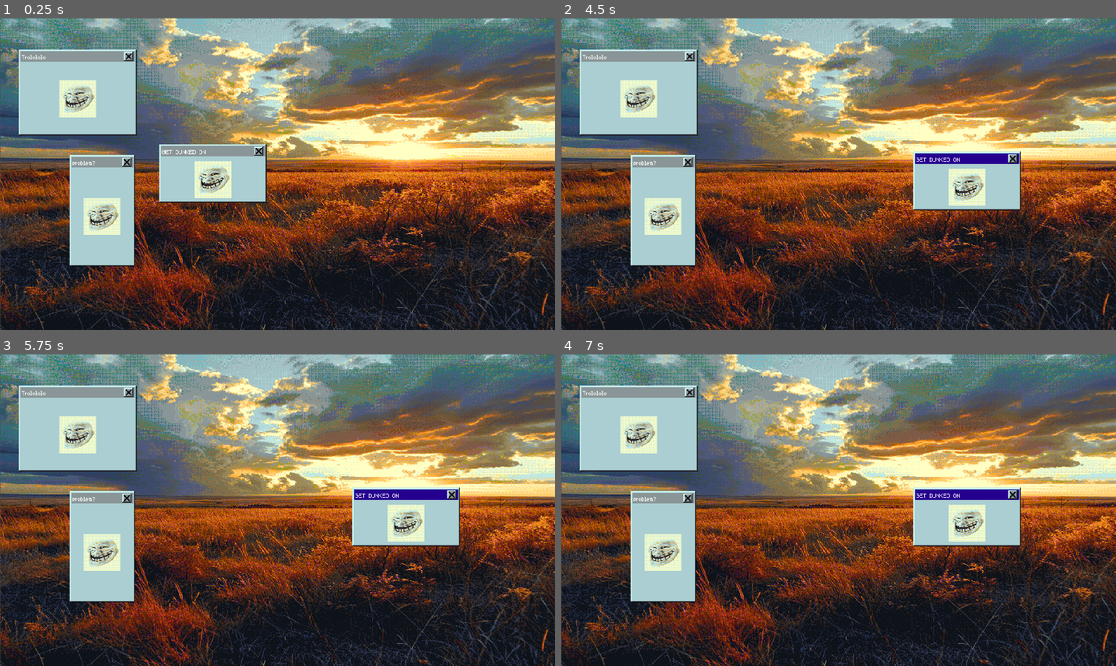
Above: before the commit, frames 1-4 (two rows, left to right).
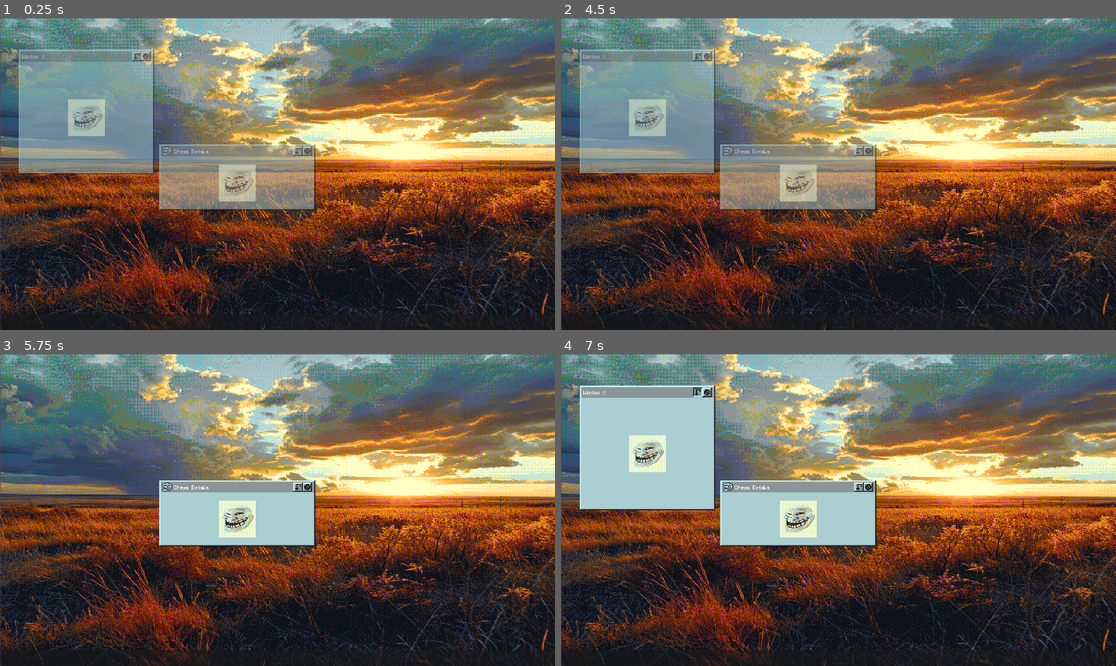
Above: after the commit, the same moments.

Repository: Firch/OSIR
Game: Godot game, scene res://scenes/main/main.tscn
The game is run twice, just before and just after one commit, with the same random seed, the same clock (stepped at 60 frames per second) and the same inputs.
Inputs (mouse positions are in pixels of both pictures, inside the frame that each line leads up to):
- Up to frame 1 (0.25 s): no input
- Up to frame 2 (4.5 s): click (699, 55) at 0.52 s; click (655, 161) at 1.27 s; click (633, 55) at 2.02 s; click (860, 152) at 2.77 s; click (766, 152) at 3.52 s; tap Enter (ui_accept) at 4.25 s; move the mouse to (960, 158) at 4.27 s; click (960, 158) at 4.35 s
- Up to frame 3 (5.75 s): tap Enter (ui_accept) at 4.52, 4.55, 4.82 s; click (138, 391) at 5.02 s
- Up to frame 4 (7 s): move the mouse to (727, 525) at 5.77 s; tap Enter (ui_accept) at 5.85, 6.02, 6.32, 6.8 s; click (727, 525) at 6.05 s; move the mouse to (894, 441) at 6.52 s; click (894, 441) at 6.6 s

The runs differ from the first frame. In frame 1, 19% of the frame differs, in the area x 0-100%, y 10-100%; in frame 2, 23%; in frame 3, 20%; in frame 4, 19%.

Commit message:
A lot of stuff

Diff:
--- /dev/null
+++ b/scenes/main/main.gd
@@ -0,0 +1,20 @@
+extends Node2D
+
+@onready var CursorSFX = $CursorSFX
+
+
+func _ready():
+	pass # Replace with function body.
+
+
+# Called every frame. 'delta' is the elapsed time since the previous frame.
+func _process(delta):
+	if Input.is_action_just_pressed("mouse_left"):
+		playsound("res://audio/sfx/ui/click.wav")
+	if Input.is_action_just_released("mouse_left"):
+		playsound("res://audio/sfx/ui/unclick.wav")
+
+
+func playsound(sound: String):
+	CursorSFX.stream = load(sound)
+	CursorSFX.play()
--- a/scenes/main/main.tscn
+++ b/scenes/main/main.tscn
@@ -1,8 +1,12 @@
-[gd_scene load_steps=2 format=3 uid="uid://dvve6k56f0nav"]
+[gd_scene load_steps=4 format=3 uid="uid://dvve6k56f0nav"]
 
+[ext_resource type="Script" path="res://scenes/main/main.gd" id="1_7ig7j"]
 [ext_resource type="PackedScene" uid="uid://cp1xs8cm2stub" path="res://scenes/ui/desktop/desktop.tscn" id="2_chsav"]
 
+[sub_resource type="AudioStreamWAV" id="AudioStreamWAV_6aawr"]
+
 [node name="Main" type="Node2D"]
+script = ExtResource("1_7ig7j")
 
 [node name="Desktop" parent="." instance=ExtResource("2_chsav")]
 
@@ -10,3 +14,6 @@
 offset = Vector2(-0.5, -0.5)
 anchor_mode = 0
 zoom = Vector2(2, 2)
+
+[node name="CursorSFX" type="AudioStreamPlayer" parent="."]
+stream = SubResource("AudioStreamWAV_6aawr")
--- a/scenes/ui/desktop/desktop.tscn
+++ b/scenes/ui/desktop/desktop.tscn
@@ -1,7 +1,8 @@
-[gd_scene load_steps=4 format=3 uid="uid://cp1xs8cm2stub"]
+[gd_scene load_steps=5 format=3 uid="uid://cp1xs8cm2stub"]
 
 [ext_resource type="Texture2D" uid="uid://dxtem8ex4sldn" path="res://sprites/ui/wallpaper/placeholder.png" id="1_ophm4"]
 [ext_resource type="PackedScene" uid="uid://bjfo1x0lhgo1f" path="res://scenes/ui/windows/window.tscn" id="2_qelma"]
+[ext_resource type="Texture2D" uid="uid://jkvq4wdt0106" path="res://sprites/ui/icons/placeholder.png" id="3_m6l02"]
 
 [sub_resource type="SpriteFrames" id="SpriteFrames_2qrpf"]
 animations = [{
@@ -22,23 +23,34 @@
 animation = &"placeholder"
 autoplay = "placeholder"
 
-[node name="Window3" parent="." instance=ExtResource("2_qelma")]
-offset_left = 120.0
-offset_top = 237.0
-offset_right = 233.0
-offset_bottom = 429.0
-Text = "problem?"
+[node name="Button" type="Button" parent="Wallpaper"]
+modulate = Color(1, 1, 1, 0)
+offset_left = -480.0
+offset_top = -270.0
+offset_right = 480.0
+offset_bottom = 270.0
 
 [node name="Window2" parent="." instance=ExtResource("2_qelma")]
 offset_left = 32.0
 offset_top = 54.0
-offset_right = 236.0
-offset_bottom = 203.0
-Text = "Trolololo"
+offset_right = 266.0
+offset_bottom = 270.0
+Text = "Window 2"
 
 [node name="Window" parent="." instance=ExtResource("2_qelma")]
 offset_left = 275.0
 offset_top = 218.0
-offset_right = 461.0
-offset_bottom = 319.0
-Text = "GET DUNKED ON"
+offset_right = 545.0
+offset_bottom = 332.0
+Text = "Sheya Refaka"
+IconImage = ExtResource("3_m6l02")
+
+[node name="Taskbar" type="Panel" parent="."]
+offset_top = 512.0
+offset_right = 960.0
+offset_bottom = 540.0
+
+[node name="HBoxContainer" type="HBoxContainer" parent="Taskbar"]
+layout_mode = 0
+offset_right = 960.0
+offset_bottom = 28.0
--- a/scenes/ui/windows/window.gd
+++ b/scenes/ui/windows/window.gd
@@ -1,22 +1,62 @@
 extends Panel
 
 @export var Text: String
+@export var IconImage: CompressedTexture2D
+
+@export var Minimizeable: bool = true # Is minimize button here?
+@export var Closeable: bool = true # Is close button here?
+@export var Moveable: bool = true # Can it be moved?
 
 @onready var Title = $Title
+@onready var Icon = $Icon
+
 @onready var DragBorder = $DragBorderMargins/DragBorder
 @onready var CloseButton = $CloseButtonMargins/CloseButton
 @onready var CloseButtonSprite = $CloseButtonMargins/CloseButton/CloseButtonSprite
+@onready var MinimizeButton = $MinimizeButtonMargins/MinimizeButton
+@onready var MinimizeButtonSprite = $MinimizeButtonMargins/MinimizeButton/MinimizeButtonSprite
+
+@onready var AppearingTimer = $AppearingTimer
+@onready var DisappearingTimer = $DisappearingTimer
+
+@onready var Audio = $AudioStreamPlayer
 
 var focused: bool = false # Is it in focus?
 var mouseover: bool = false # Is the mouse over the window's dragborder?
-var moveable: bool = true # Can it be moved?
 var moving: bool = false # Does it move currently?
 
+var enabled: bool = true # Can be interacted with? Change that when calling enable() and disable()
+
+var opening: bool = true # Is currently opening? That's for animations
+var closing: bool = false # Is currently closing? That's for animations
+var minimizing: bool = false # Is currently minimizing? That's for animations
+
+var minimized: bool = false # Is currently in MINIMIZED state?
 
 func _ready():
 	# Title:
 	if Title.text != null:
 		Title.text = Text
+
+
+	# Icons:
+	if IconImage != null:
+		Icon.texture = IconImage
+	else:
+		Icon.queue_free()
+		Title.position.x -= 19
+
+
+	# Settings:
+	if opening:
+		modulate.a = 0.0
+	if not Minimizeable:
+		MinimizeButton.queue_free()
+	if not Closeable:
+		CloseButton.queue_free()
+	if not Moveable:
+		DragBorder.queue_free()
+		set_theme_type_variation("Nonmoveable")
 
 
 	# Connects:
@@ -36,45 +76,156 @@
 	CloseButton.button_up.connect(_on_closebutton_up)
 	CloseButton.pressed.connect(_on_close)
 
+	MinimizeButton.button_down.connect(_on_minimizebutton_down)
+	MinimizeButton.button_up.connect(_on_minimizebutton_up)
+	MinimizeButton.pressed.connect(_on_minimize)
+
+	AppearingTimer.timeout.connect(appeared)
+	DisappearingTimer.timeout.connect(disappeared)
+
 
 	# Unfocus:
 	if !focused:
 		unfocus()
 
 
+func appeared(): # Called when OpeningTimer ended. That means appearing transition is ended.
+	opening = false
+	modulate.a = 1
+	print("Window '" + name + "' Opened!")
+
+
+func disappeared(): # Called when ClosingTimer ended. That means disappearing transition is ended.
+	if closing == true:
+		queue_free()
+	if minimizing == true:
+		modulate.a = 0
+		minimizing = false;
+		minimized = true;
+		print("Window '" + name + "' Minimized!")
+
+
+func _process(delta):
+	# Closing & Opening animations
+	if opening:
+		modulate.a = 0.5
+	if closing:
+		modulate.a = 0.5
+	if minimizing:
+		modulate.a = 0.5
+		# position.y += 10
+		# scale /= 1.2
+
+
+	# Debug open window
+	if Input.is_action_just_pressed("ui_accept"):
+		if minimized:
+			_on_maximize()
+
+
 func _on_start_drag():
-	if moveable:
+	if Moveable:
 		moving = true
 		focus()
 
 
 func _on_end_drag():
-	if moveable:
+	if Moveable:
 		moving = false
 
 
-func _on_closebutton_down():
+func _on_closebutton_down(): # Called when close button is down - only for animations!
 	CloseButtonSprite.animation = "pressed"
 	focus()
 
 
-func _on_closebutton_up():
+func _on_closebutton_up(): # Called when close button is up - only for animations!
 	CloseButtonSprite.animation = "default"
 
 
-func _on_close():
-	queue_free()
+func _on_close(): # Called when close button is pressed, closing the window.
+	closing = true
+	unfocus()
+	DisappearingTimer.start()
+	playsound("res://audio/sfx/ui/remove.wav")
+	disable()
+
+
+func _on_minimizebutton_down(): # Called when minimize button is down - only for animations!
+	MinimizeButtonSprite.animation = "pressed"
+	focus()
+
+
+func _on_minimizebutton_up(): # Called when minimize button is up - only for animations!
+	MinimizeButtonSprite.animation = "default"
+
+
+func _on_minimize(): # Called when minimize button is pressed, minimizing the window.
+	opening = false
+	minimizing = true
+	unfocus()
+	DisappearingTimer.start()
+	playsound("res://audio/sfx/ui/remove.wav")
+	disable()
+
+
+func _on_maximize():
+	# Called by taskbar to maximize
+	minimizing = false
+	minimized = false;
+	opening = true
+	AppearingTimer.start()
+	playsound("res://audio/sfx/ui/appear.wav")
+	enable()
 
 
 func focus():
 	focused = true
-	set_theme_type_variation("Focused")
+	if Moveable:
+		set_theme_type_variation("Focused")
 	move_to_front()
 
 
 func unfocus():
 	focused = false
-	set_theme_type_variation("Unfocused")
+	if Moveable:
+		set_theme_type_variation("Unfocused")
+
+
+func enable(): # Reverts disable().
+	enabled = true
+
+	focus_entered.connect(focus)
+	focus_exited.connect(unfocus)
+
+	for clickable in get_tree().get_nodes_in_group("Clickables"):
+		if is_ancestor_of(clickable):
+			clickable.disabled = false
+
+			clickable.focus_entered.connect(focus)
+			clickable.focus_exited.connect(unfocus)
+	mouse_filter = Control.MOUSE_FILTER_PASS
+
+
+func disable(): # Disables window's functionality.
+	enabled = false
+
+	focus_entered.disconnect(focus)
+	focus_exited.disconnect(unfocus)
+
+	for clickable in get_tree().get_nodes_in_group("Clickables"):
+		if is_ancestor_of(clickable):
+			clickable.disabled = true
+
+			clickable.focus_entered.disconnect(focus)
+			clickable.focus_exited.disconnect(unfocus)
+	mouse_filter = Control.MOUSE_FILTER_IGNORE
+
+
+func playsound(sound: String):
+	Audio.stream = load(sound)
+	Audio.play()
+
 
 func _input(event):
 	if event is InputEventMouseMotion and moving == true:
--- /dev/null
+++ b/scenes/ui/windows/window.gdshader
@@ -0,0 +1,32 @@
+shader_type spatial;
+render_mode depth_draw_opaque, unshaded;
+uniform sampler2D ditherpattern;
+uniform int dithersize = 8;
+uniform float alpha = 0.5;
+uniform sampler2D maintex;
+uniform sampler2D SCREEN_TEXTURE : hint_screen_texture, filter_linear_mipmap;
+
+void fragment() {
+	vec4 color = texture(maintex, UV) * COLOR;
+	ALBEDO = color.rgb;
+
+	float transparency = alpha * color.a;
+
+	if(transparency >= 1.0) {
+		ALPHA = 1.0;
+	} else if (transparency <= 0.0){
+		ALPHA = 0.0;
+	} else {
+		ivec2 screen_res = textureSize(SCREEN_TEXTURE, 0);
+		ivec2 dither_res = textureSize(ditherpattern, 0);
+		ivec2 screen_pos = ivec2(SCREEN_UV * vec2(screen_res));
+		int dither_pos = int(floor(transparency * float(dither_res.y)));
+
+		ivec2 ditheruv = ivec2(
+			screen_pos.x % dithersize,
+			dither_pos - (screen_pos.y % dithersize)
+		);
+
+		ALPHA = texelFetch(ditherpattern, ditheruv, 0).r > 0.0 ? 1.0 : 0.0;
+	}
+}
--- a/scenes/ui/windows/window.tscn
+++ b/scenes/ui/windows/window.tscn
@@ -1,10 +1,12 @@
-[gd_scene load_steps=9 format=3 uid="uid://bjfo1x0lhgo1f"]
+[gd_scene load_steps=12 format=3 uid="uid://bjfo1x0lhgo1f"]
 
 [ext_resource type="Theme" uid="uid://cnj16e05wr6kl" path="res://sprites/ui/windows/default.tres" id="1_ijh20"]
 [ext_resource type="Script" path="res://scenes/ui/windows/window.gd" id="2_i3jtd"]
 [ext_resource type="Texture2D" uid="uid://c20db7ih7bvla" path="res://sprites/ui/windows/default_button_close.png" id="3_yfow1"]
 [ext_resource type="Texture2D" uid="uid://pf6uuty2aao6" path="res://sprites/ui/windows/default_button_close_pressed.png" id="4_8g5h3"]
+[ext_resource type="Texture2D" uid="uid://cmitx43vybwqn" path="res://sprites/ui/windows/default_button_minimize.png" id="5_gq67s"]
 [ext_resource type="FontFile" uid="uid://dnsuuvjw0wonm" path="res://fonts/gamefonts.ttf" id="5_r1j0e"]
+[ext_resource type="Texture2D" uid="uid://cjugwt8pqcw5a" path="res://sprites/ui/windows/default_button_minimize_pressed.png" id="6_aqxnf"]
 [ext_resource type="Texture2D" uid="uid://ca1x8cdtbeyma" path="res://sprites/ui/windows/image_placeholder.png" id="6_dp7dp"]
 
 [sub_resource type="SpriteFrames" id="SpriteFrames_4ipgh"]
@@ -26,6 +28,25 @@
 "speed": 5.0
 }]
 
+[sub_resource type="SpriteFrames" id="SpriteFrames_d88v4"]
+animations = [{
+"frames": [{
+"duration": 1.0,
+"texture": ExtResource("5_gq67s")
+}],
+"loop": true,
+"name": &"default",
+"speed": 5.0
+}, {
+"frames": [{
+"duration": 1.0,
+"texture": ExtResource("6_aqxnf")
+}],
+"loop": true,
+"name": &"pressed",
+"speed": 5.0
+}]
+
 [sub_resource type="LabelSettings" id="LabelSettings_8ihjk"]
 font = ExtResource("5_r1j0e")
 
@@ -38,6 +59,7 @@
 script = ExtResource("2_i3jtd")
 
 [node name="DragBorderMargins" type="MarginContainer" parent="."]
+use_parent_material = true
 layout_mode = 2
 anchor_right = 1.0
 offset_left = 3.0
@@ -52,38 +74,71 @@
 
 [node name="DragBorder" type="Button" parent="DragBorderMargins" groups=["Clickables"]]
 self_modulate = Color(1, 1, 1, 0)
+use_parent_material = true
 layout_mode = 2
 
 [node name="CloseButtonMargins" type="MarginContainer" parent="."]
+use_parent_material = true
 layout_mode = 1
 anchors_preset = 1
 anchor_left = 1.0
 anchor_right = 1.0
 offset_left = -23.0
 offset_top = 3.0
-offset_right = -5.0
+offset_right = -6.0
 offset_bottom = 21.0
 grow_horizontal = 0
+theme_override_constants/margin_top = 1
+theme_override_constants/margin_bottom = 1
 
 [node name="CloseButton" type="Button" parent="CloseButtonMargins" groups=["Clickables"]]
 self_modulate = Color(1, 1, 1, 0)
+use_parent_material = true
 layout_mode = 2
 
 [node name="CloseButtonSprite" type="AnimatedSprite2D" parent="CloseButtonMargins/CloseButton"]
-position = Vector2(9, 9)
+use_parent_material = true
+position = Vector2(9, 8)
 sprite_frames = SubResource("SpriteFrames_4ipgh")
 autoplay = "default"
 
+[node name="MinimizeButtonMargins" type="MarginContainer" parent="."]
+use_parent_material = true
+layout_mode = 1
+anchors_preset = 1
+anchor_left = 1.0
+anchor_right = 1.0
+offset_left = -39.0
+offset_top = 3.0
+offset_right = -22.0
+offset_bottom = 21.0
+grow_horizontal = 0
+theme_override_constants/margin_top = 1
+theme_override_constants/margin_bottom = 1
+
+[node name="MinimizeButton" type="Button" parent="MinimizeButtonMargins" groups=["Clickables"]]
+self_modulate = Color(1, 1, 1, 0)
+use_parent_material = true
+layout_mode = 2
+
+[node name="MinimizeButtonSprite" type="AnimatedSprite2D" parent="MinimizeButtonMargins/MinimizeButton"]
+use_parent_material = true
+position = Vector2(9, 8)
+sprite_frames = SubResource("SpriteFrames_d88v4")
+autoplay = "default"
+
 [node name="Title" type="Label" parent="."]
+use_parent_material = true
 layout_mode = 0
-offset_left = 5.0
-offset_top = 6.0
-offset_right = 45.0
-offset_bottom = 17.0
+offset_left = 25.0
+offset_top = 5.0
+offset_right = 65.0
+offset_bottom = 16.0
 text = "ERROR"
 label_settings = SubResource("LabelSettings_8ihjk")
 
 [node name="CenterContainer" type="CenterContainer" parent="."]
+use_parent_material = true
 layout_mode = 1
 anchors_preset = -1
 anchor_right = 1.0
@@ -91,5 +146,24 @@
 offset_top = 21.0
 
 [node name="TextureRect" type="TextureRect" parent="CenterContainer"]
+use_parent_material = true
 layout_mode = 2
 texture = ExtResource("6_dp7dp")
+
+[node name="AppearingTimer" type="Timer" parent="."]
+wait_time = 0.5
+one_shot = true
+autostart = true
+
+[node name="DisappearingTimer" type="Timer" parent="."]
+wait_time = 0.5
+one_shot = true
+
+[node name="AudioStreamPlayer" type="AudioStreamPlayer" parent="."]
+
+[node name="Icon" type="TextureRect" parent="."]
+layout_mode = 0
+offset_left = 6.0
+offset_top = 4.0
+offset_right = 22.0
+offset_bottom = 20.0
--- a/sprites/ui/windows/default.tres
+++ b/sprites/ui/windows/default.tres
@@ -1,13 +1,24 @@
-[gd_resource type="Theme" load_steps=4 format=3 uid="uid://cnj16e05wr6kl"]
+[gd_resource type="Theme" load_steps=6 format=3 uid="uid://cnj16e05wr6kl"]
 
 [ext_resource type="StyleBox" uid="uid://l7j7pnqqvvrl" path="res://sprites/ui/windows/default_style.tres" id="1_oklqi"]
 [ext_resource type="StyleBox" uid="uid://3gxmd2g7eiwa" path="res://sprites/ui/windows/default_style_unfocused.tres" id="2_8e4pg"]
+[ext_resource type="Texture2D" uid="uid://dfs1ggr6yeu7c" path="res://sprites/ui/windows/default.png" id="2_gn0yl"]
 [ext_resource type="FontFile" uid="uid://dnsuuvjw0wonm" path="res://fonts/gamefonts.ttf" id="3_sh6vv"]
+
+[sub_resource type="StyleBoxTexture" id="StyleBoxTexture_8htl8"]
+texture = ExtResource("2_gn0yl")
+texture_margin_left = 3.0
+texture_margin_top = 3.0
+texture_margin_right = 3.0
+texture_margin_bottom = 3.0
+region_rect = Rect2(0, 0, 64, 64)
 
 [resource]
 default_font = ExtResource("3_sh6vv")
 Focused/base_type = &"Panel"
 Focused/styles/panel = ExtResource("1_oklqi")
+Nonmoveable/base_type = &"Panel"
+Nonmoveable/styles/panel = SubResource("StyleBoxTexture_8htl8")
 Panel/styles/panel = ExtResource("1_oklqi")
 PanelContainer/styles/panel = ExtResource("1_oklqi")
 Unfocused/base_type = &"Panel"
Not shown, added: audio/sfx/ui/appear.wav.import
Not shown, added: audio/sfx/ui/click.wav.import
Not shown, added: audio/sfx/ui/computerload.wav.import
Not shown, added: audio/sfx/ui/error.wav.import
Not shown, added: audio/sfx/ui/fanfare1.wav.import
Not shown, added: audio/sfx/ui/fanfare2.wav.import
Not shown, added: audio/sfx/ui/notif.wav.import
Not shown, added: audio/sfx/ui/remove.wav.import
Not shown, added: audio/sfx/ui/unclick.wav.import
Binary file added: sprites/ui/desktop/desktop.png
Not shown, added: sprites/ui/desktop/desktop.png.import
Binary file added: sprites/ui/desktop/selection.png
(and 18 more such lines)
